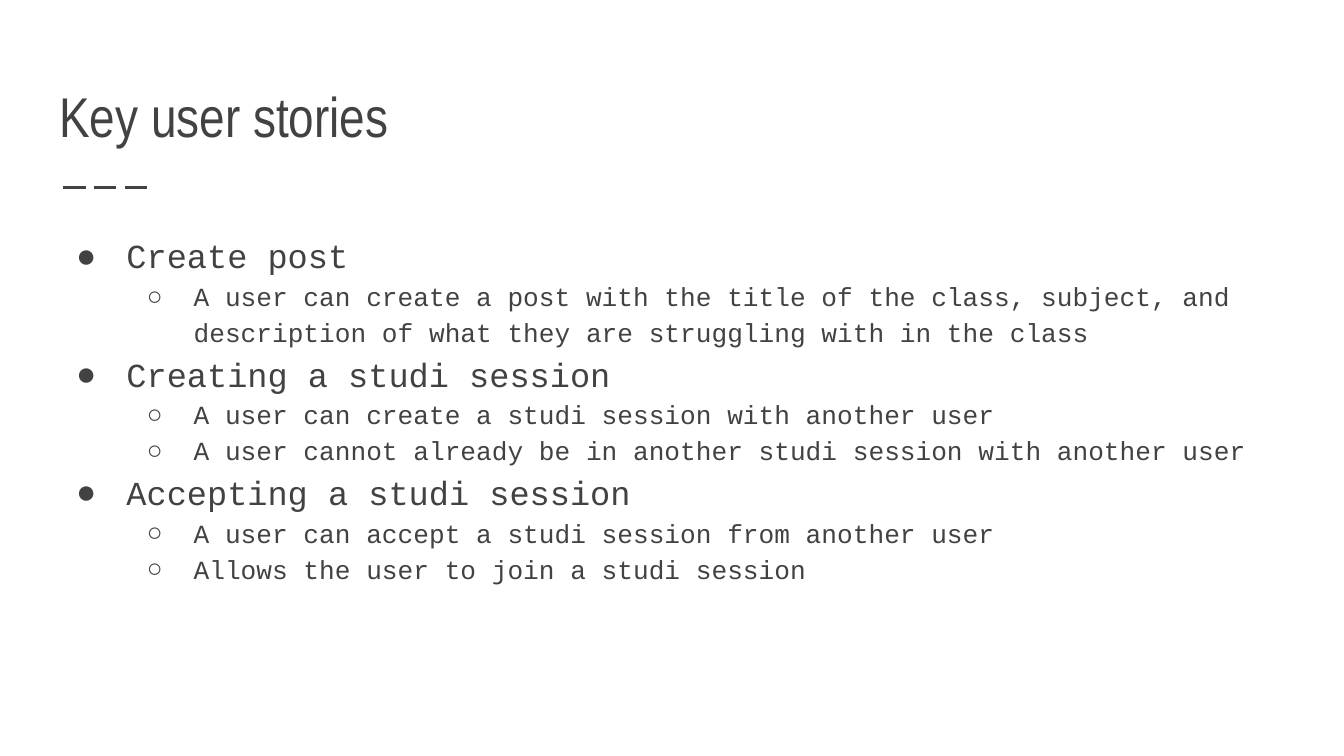
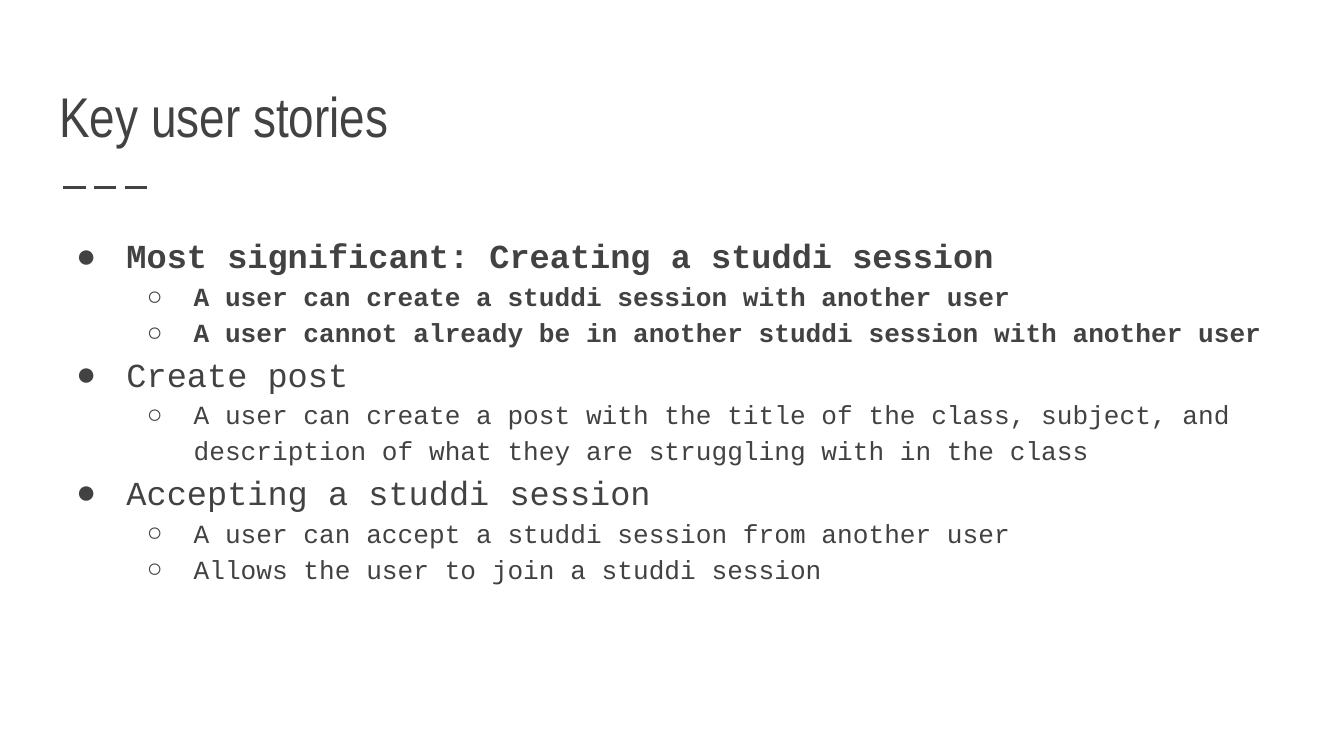
Before and after one commit to 491Project/491Project, a slide deck: slide 11 of Presentation Slides/Sprint 1 Presentation.pptx (slide 4 before the commit). Drawn at 1344x756 pixels with LibreOffice and Linux fonts; fonts in the diff are those of the drawing. Boxes give left, top, right and bottom in pixels: in the first picture for what was removed or moved away, otherwise in the second. Text is boxed around its words. In the diff, an @@ line names an element or a change of style, - is before the commit and + after.

Commit message:
updated slides

```diff
--- a/Presentation Slides/Sprint 1 Presentation.pptx
+++ b/Presentation Slides/Sprint 1 Presentation.pptx
@@ text at bbox=[126, 244, 1261, 348]: paragraphs added @@
+● Most significant: Creating a studdi session
+  ○ A user can create a studdi session with another user
+  ○ A user cannot already be in another studdi session with another user
@@ text at bbox=[126, 481, 1010, 585]: text changed @@
-● Creating a studi session
-  ○ A user can create a studi session with another user
-  ○ A user cannot already be in another studi session with another user
-● Accepting a studi session
-  ○ A user can accept a studi session from another user
-  ○ Allows the user to join a studi session
+● Accepting a studdi session
+  ○ A user can accept a studdi session from another user
+  ○ Allows the user to join a studdi session
```
Also in this commit, not shown: 2 other slides changed, 9 slides added, 1 slide removed, 1 other file.
